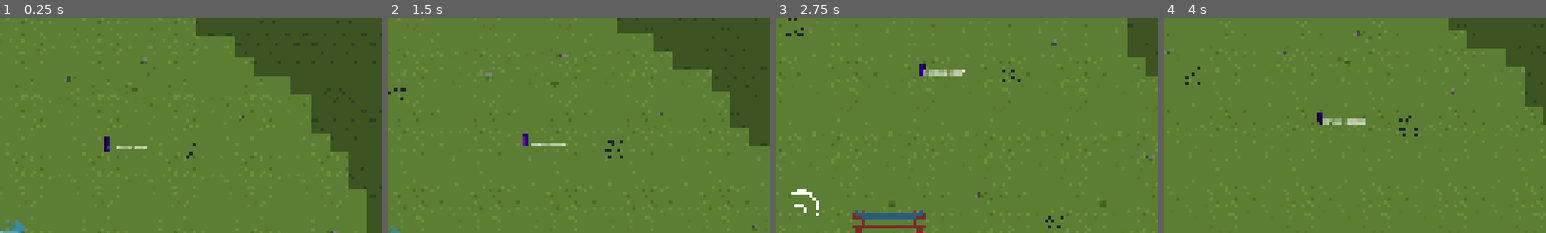
Above: before the commit, frames 1-4 (left to right).
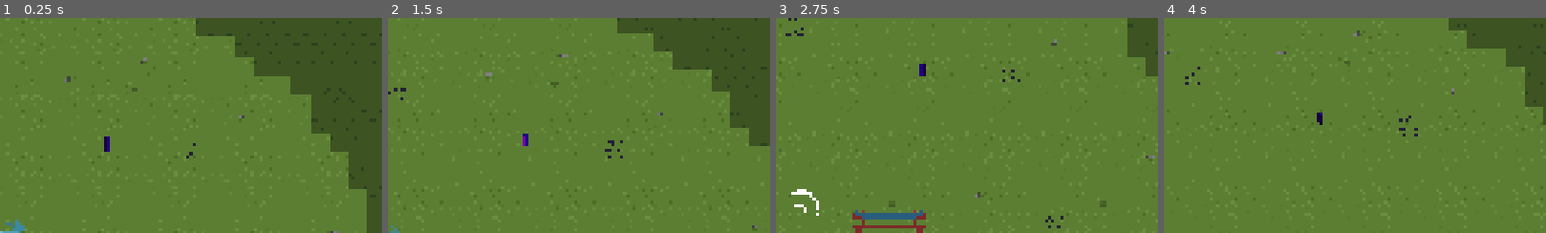
Above: after the commit, the same moments.

Repository: CplCanuck/mru-hacks-2026
Game: Godot game, scene res://assets/scenes/main.tscn
Same seed, same stepped clock (60 frames per second), same inputs: the game is played once before the commit and once after it. The engine's default icon, where the game draws it, is replaced by a stand-in: a white triangle on a blue panel in a dark square. Sound files missing from this copy of the repository are replaced by a short silence.
Inputs (mouse positions are % of the whole screen's width and height, from its top left):
- Up to frame 1 (0.25 s): no input
- Up to frame 2 (1.5 s): tap Enter at 0.5 s; move the mouse to (72, 45) at 0.52 s; hold D (right) 0.53-1.28 s; tap R (test) at 0.6 s; move the mouse to (30, 55) at 1.27 s; hold S (down) from 1.28 s (still down); tap U (Demo God Mode) at 1.35 s
- Up to frame 3 (2.75 s): tap R (test) at 1.55, 2.3 s; move the mouse to (60, 28) at 2.02 s; release S (down) at 2.03 s; hold D (right) from 2.03 s (still down); click (60, 28) at 2.1 s
- Up to frame 4 (4 s): move the mouse to (45, 70) at 2.77 s; release D (right) at 2.78 s; hold W (up) 2.78-3.53 s; tap F (interact) at 2.85 s; tap R (test) at 3.05, 3.6 s; move the mouse to (80, 65) at 3.52 s; hold A (left) from 3.53 s (still down)
The pictures show only the part of the screen within x 50-100%, y 0-50%; the shares and areas given below are measured in that part.

The runs differ from the first frame. In frame 1, 0.1% of the frame differs, in the area x 28-39%, y 59-61%; in frame 2, 0.1%; in frame 3, 0.3%, in the area x 38-50%, y 24-28%; in frame 4, 0.3%.

Commit message:
Update Enemy to Hit Player

Diff:
--- a/assets/objects/enemy_tree.tscn
+++ b/assets/objects/enemy_tree.tscn
@@ -461,6 +461,7 @@
 autoplay = "needle_c"
 
 [node name="Label" type="Label" parent="." unique_id=1953349695]
+visible = false
 offset_right = 40.0
 offset_bottom = 23.0
 text = "7"
--- a/assets/objects/player.gd
+++ b/assets/objects/player.gd
@@ -85,13 +85,13 @@
 		# trigger attack hitbox (currently turned off in timer time out)
 		bark_collider.disabled = false
 
-func handle_damage(incoming_direction) -> void:
+func handle_damage(incoming_direction: Vector2) -> void:
 	# don't need to handle damage if we have i frames
 	if is_invincible:
 		return
 
 	# knock player in the opposite direction of incoming attack
-	velocity = Vector2.ONE * (-(incoming_direction) * stun_knockback_force)
+	velocity = Vector2.ONE * (-(incoming_direction.normalized()) * stun_knockback_force)
 
 	# set invincibility
 	is_invincible = true
@@ -132,3 +132,7 @@
 
 func _on_bark_animation_animation_finished() -> void:
 	player_sprite.frame = 0
+
+func _on_hurtbox_area_entered(area: Area2D) -> void:
+	print("PLAYER HAS BEEN HIT")
+	handle_damage(area.position)
--- a/assets/objects/player.tscn
+++ b/assets/objects/player.tscn
@@ -123,7 +123,7 @@
 height = 29.5
 
 [sub_resource type="CircleShape2D" id="CircleShape2D_1yt0f"]
-radius = 80.0
+radius = 60.0
 
 [sub_resource type="Animation" id="Animation_6r1sy"]
 length = 0.001
@@ -260,6 +260,7 @@
 
 [node name="Hurtbox" type="Area2D" parent="." unique_id=1777865291]
 collision_layer = 0
+collision_mask = 2
 
 [node name="CollisionShape2D" type="CollisionShape2D" parent="Hurtbox" unique_id=1566410332]
 shape = SubResource("CircleShape2D_1yt0f")
@@ -271,3 +272,4 @@
 [connection signal="timeout" from="Invincibility Timer" to="." method="_on_invincibility_timer_timeout"]
 [connection signal="timeout" from="Stun Timer" to="." method="_on_stun_timer_timeout"]
 [connection signal="animation_finished" from="Attack Pivot/Bark Animation" to="." method="_on_bark_animation_animation_finished"]
+[connection signal="area_entered" from="Hurtbox" to="." method="_on_hurtbox_area_entered"]
